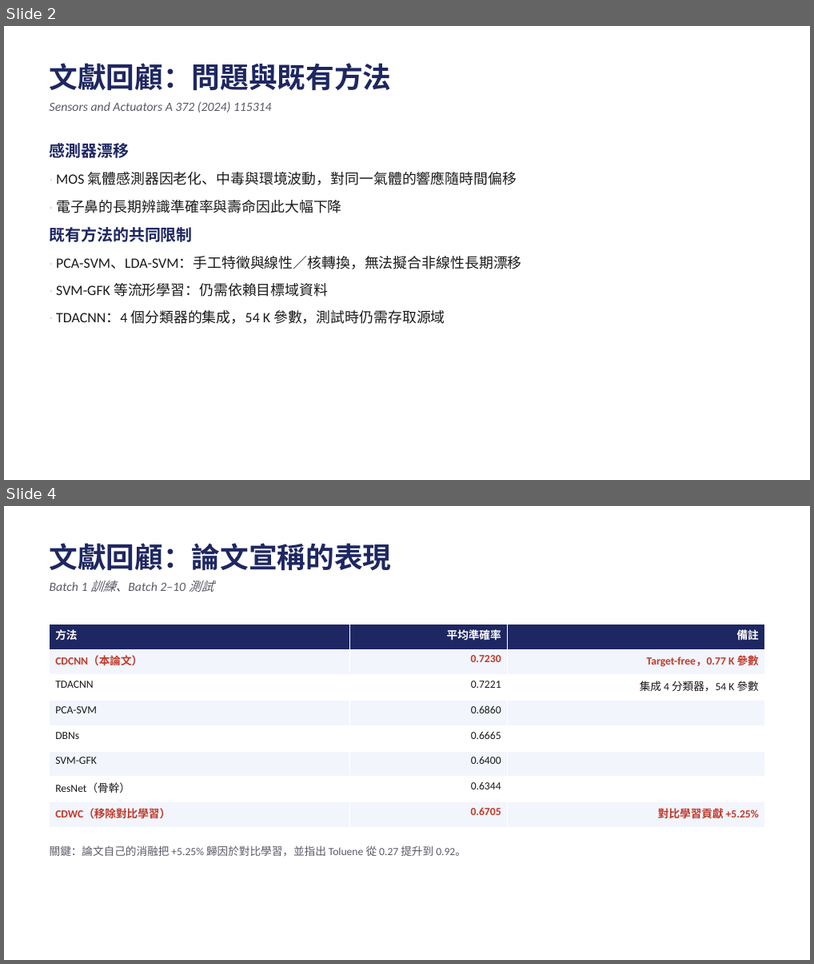
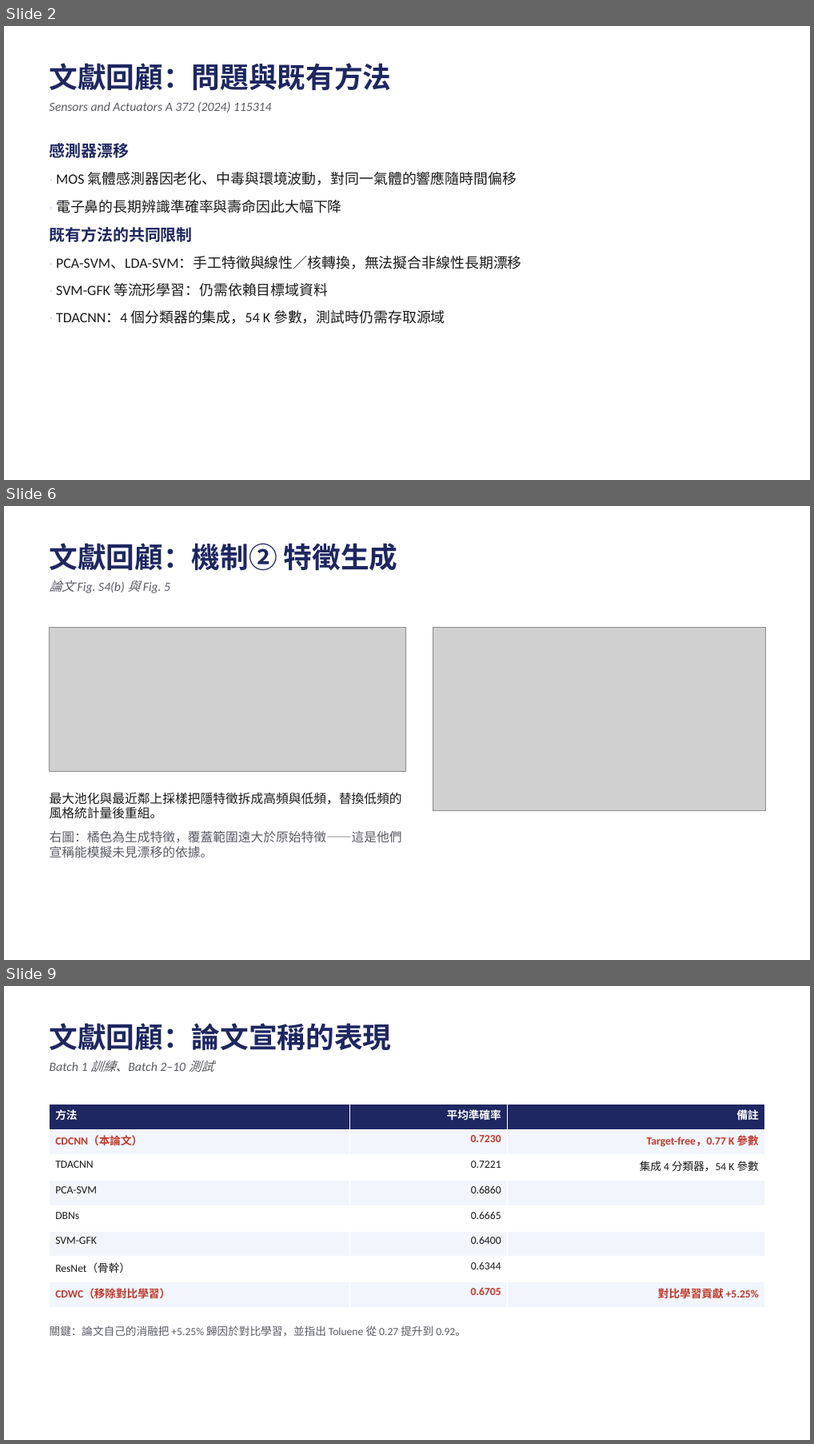
Before and after one commit to wintera1233/cdcnn, a slide deck: reports/cdcnn-experiment-review.pptx. Shown one above the other, each under a label of ours: slides 2 and 4 before the commit, slides 2, 6 and 9 after it; the slides between them are not shown. The pictures are 814x964 and 814x1444 pixels, drawn with LibreOffice and Linux fonts; fonts in the diff are those of the drawing; grey boxes stand for pictures. Boxes give left, top, right and bottom in pixels: in the first picture for what was removed or moved away, otherwise in the second. Text is boxed around its words. In the diff, an @@ line names an element or a change of style, - is before the commit and + after.

```diff
--- a/reports/cdcnn-experiment-review.pptx
+++ b/reports/cdcnn-experiment-review.pptx
@@ slide 6 added at box(4, 506, 810, 960), background #FFFFFF @@
@@ text added at box(50, 543, 398, 593), 15 pt, text #5A5A66, italic @@
+文獻回顧：機制② 特徵生成
+論文 Fig. S4(b) 與 Fig. 5
@@ picture added at box(50, 627, 406, 771) @@
@@ picture added at box(434, 627, 766, 811) @@
@@ text added at box(50, 792, 402, 858), 15 pt, text #5A5A66 @@
+最大池化與最近鄰上採樣把隱特徵拆成高頻與低頻，替換低頻的風格統計量後重組。
+右圖：橘色為生成特徵，覆蓋範圍遠大於原始特徵——這是他們宣稱能模擬未見漂移的依據。
@@ what was slide 4 is now slide 9 @@
```
Also in this commit, not shown: 1 slide changed, 4 other slides added, 12 other files.
